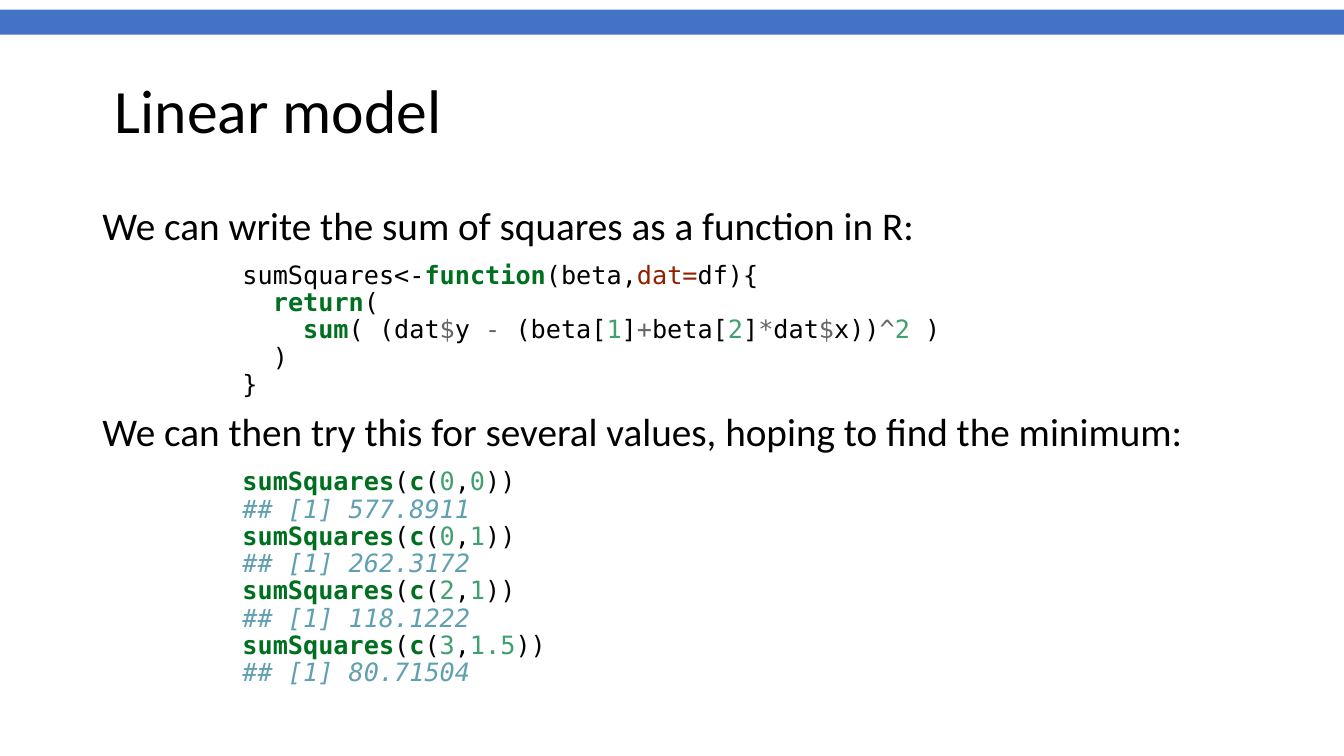
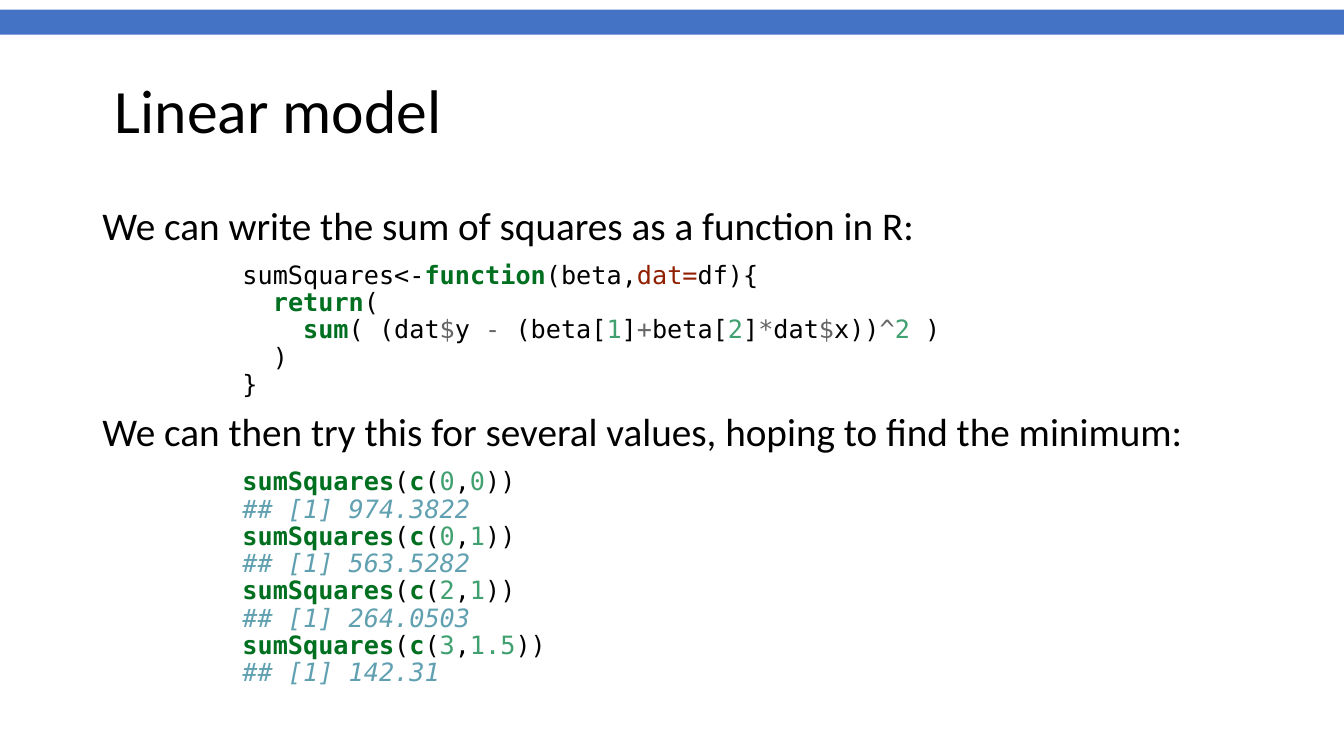
Before and after one commit to gitMarcH/COM_STA621_2020, a slide deck: slide 19 of COM_MScBioinformatics_2020_Session6.pptx. Drawn at 1344x756 pixels with LibreOffice and Linux fonts; fonts in the diff are those of the drawing; background and template pictures are left out. Boxes give left, top, right and bottom in pixels: in the first picture for what was removed or moved away, otherwise in the second. Text is boxed around its words. In the diff, an @@ line names an element or a change of style, - is before the commit and + after.

```diff
--- a/COM_MScBioinformatics_2020_Session6.pptx
+++ b/COM_MScBioinformatics_2020_Session6.pptx
@@ text at bbox=[242, 471, 545, 685]: text changed @@
-sumSquares(c(0,0))
-## [1] 577.8911
-sumSquares(c(0,1))
-## [1] 262.3172
-sumSquares(c(2,1))
-## [1] 118.1222
-sumSquares(c(3,1.5))
-## [1] 80.71504
+sumSquares(c(0,0))
+## [1] 974.3822
+sumSquares(c(0,1))
+## [1] 563.5282
+sumSquares(c(2,1))
+## [1] 264.0503
+sumSquares(c(3,1.5))
+## [1] 142.31
```
Also in this commit, not shown: 2 other slides changed, 1 slide added, 1 other file.
